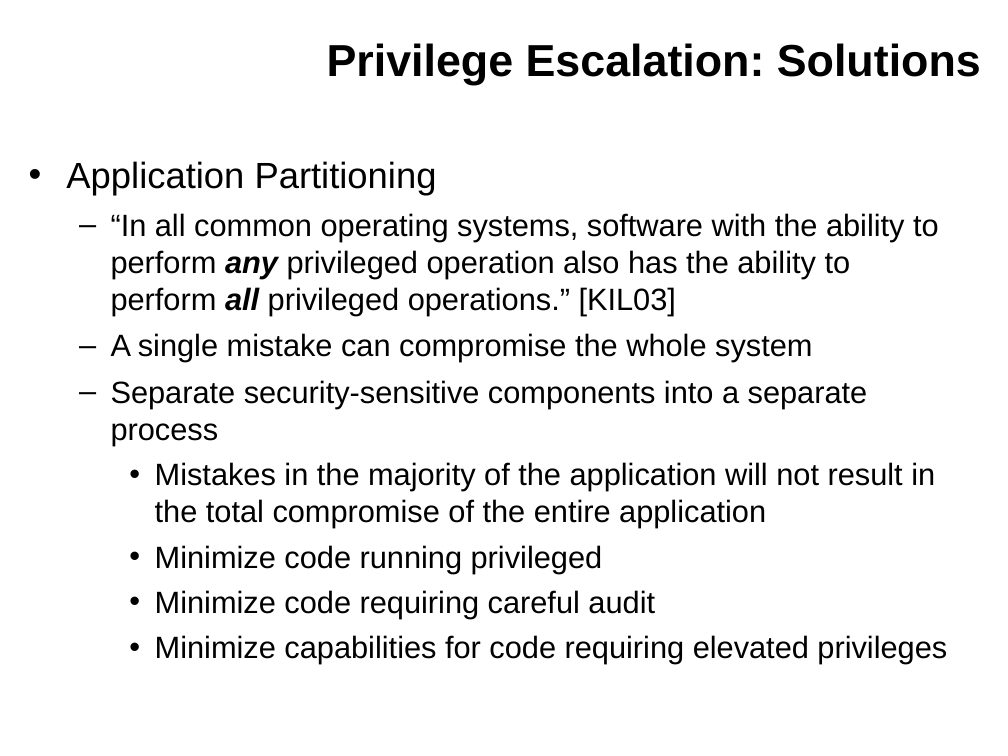
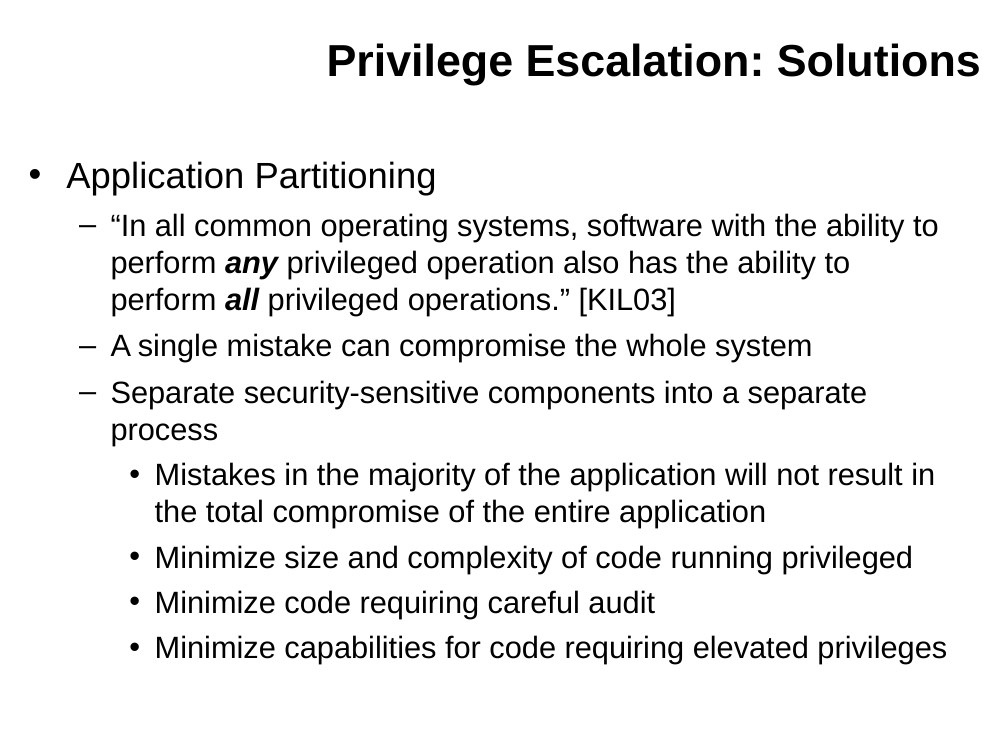
Before and after one commit to kkaempf/openwbem, a slide deck: slide 13 of doc/MDC-06-Security.odp (slide 12 before the commit). Drawn at 1008x756 pixels with LibreOffice and Linux fonts; fonts in the diff are those of the drawing; background and template pictures are left out. Boxes give left, top, right and bottom in pixels: in the first picture for what was removed or moved away, otherwise in the second. Text is boxed around its words. In the diff, an @@ line names an element or a change of style, - is before the commit and + after.

```diff
--- a/doc/MDC-06-Security.odp
+++ b/doc/MDC-06-Security.odp
@@ text at box(155, 545, 914, 573): text changed @@
-    • Minimize code running privileged
+    • Minimize size and complexity of code running privileged
```
Also in this commit, not shown: 5 other slides changed, 3 slides added.
